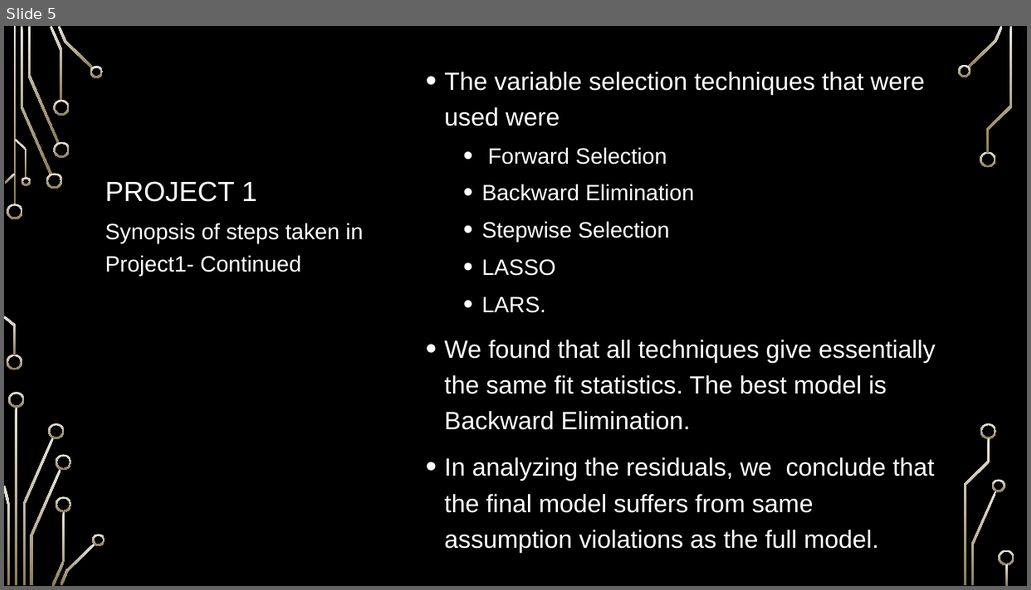
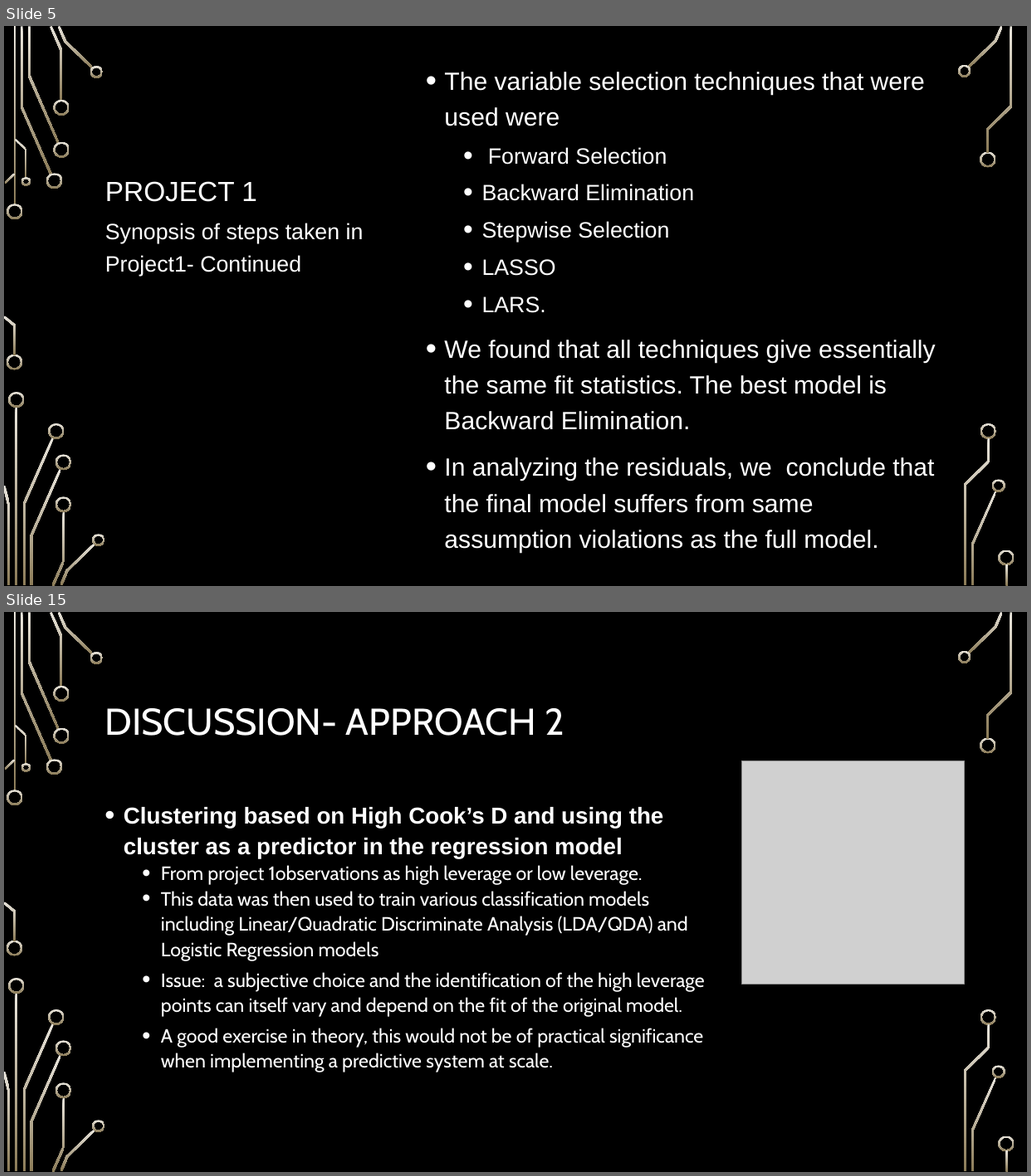
Before and after one commit to ngupta23/PredictingPerformanceIntegratedCircuits, a slide deck: Presentation/MSDS6372_Project2_Presentation.pptx. Shown one above the other, each under a label of ours: slide 5 before the commit, slides 5 and 15 after it; the slides between them are not shown. The pictures are 1031x590 and 1031x1176 pixels, drawn with LibreOffice and Linux fonts; fonts in the diff are those of the drawing; grey boxes stand for pictures; background and template pictures are left out. Boxes give left, top, right and bottom in pixels: in the first picture for what was removed or moved away, otherwise in the second. Text is boxed around its words. In the diff, an @@ line names an element or a change of style, - is before the commit and + after.

Commit message:
Update MSDS6372_Project2_Presentation.pptx
presntation update

```diff
--- a/Presentation/MSDS6372_Project2_Presentation.pptx
+++ b/Presentation/MSDS6372_Project2_Presentation.pptx
@@ slide 15 added at (4, 612, 1027, 1172), background picture (left out); not listed: 36 template elements that a slide beside it also shows @@
@@ title added at (104, 708, 564, 736), 53.9 pt, text #FFFFFF @@
+DISCUSSION- APPROACH 2
@@ picture added at (741, 761, 963, 985) @@
@@ text added at (124, 807, 705, 1073), 27.7 pt, text #FFFFFF @@
+• Clustering based on High Cook’s D and using the cluster as a predictor in the regression model
+  • From project 1observations as high leverage or low leverage.
+  • This data was then used to train various classification models including Linear/Quadratic Discriminate Analysis (LDA/QDA) and Logistic Regression models
+  • Issue: a subjective choice and the identification of the high leverage points can itself vary and depend on the fit of the original model.
+  • A good exercise in theory, this would not be of practical significance when implementing a predictive system at scale.
```
Also in this commit, not shown: 2 slides changed, 9 other slides added, 1 slide removed.
